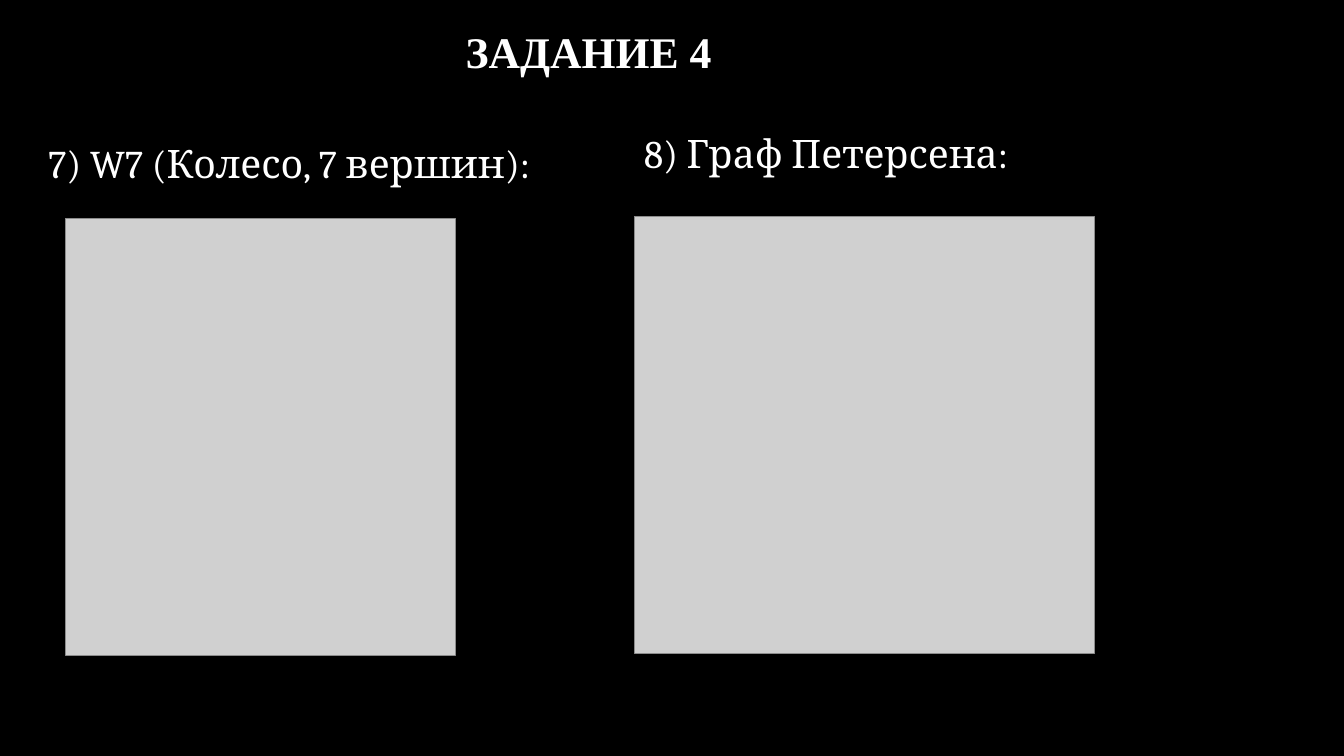
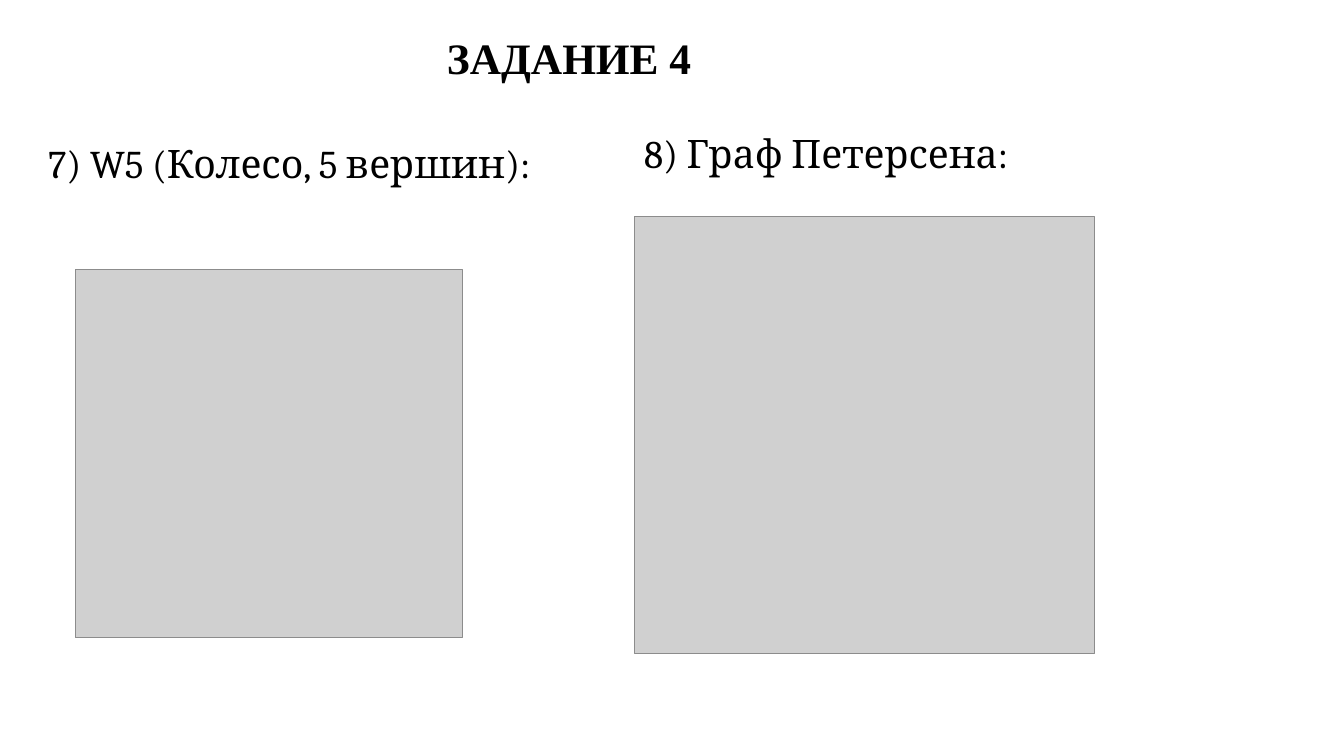
Before and after one commit to Lustitel/PPP_Labs, a slide deck: slide 12 of Lab2 презентация.pptx. Drawn at 1344x756 pixels with LibreOffice and Linux fonts; fonts in the diff are those of the drawing; grey boxes stand for pictures; background and template pictures are left out. Boxes give left, top, right and bottom in pixels: in the first picture for what was removed or moved away, otherwise in the second. Text is boxed around its words. In the diff, an @@ line names an element or a change of style, - is before the commit and + after.

```diff
--- a/Lab2 презентация.pptx
+++ b/Lab2 презентация.pptx
@@ background picture (left out) to #FFFFFF @@
@@ text "ЗАДАНИЕ 4": place and size @@
-text "ЗАДАНИЕ 4" at [466, 39, 712, 76]
+text "ЗАДАНИЕ 4" at [447, 45, 691, 83]
@@ text "ЗАДАНИЕ 4" at [447, 45, 691, 83]: size 31.2 to 31 pt, text colour gradient #FFFFFF to #A6A6A6 to #000000 @@
@@ text at [48, 149, 505, 188]: text changed; text colour #FFFFFF to #000000 @@
-7) W7 (Колесо, 7 вершин):
+7) W5 (Колесо, 5 вершин):
@@ text "8) Граф Петерсена:" at [644, 138, 997, 178]: text colour #FFFFFF to #000000 @@
@@ picture: place and size @@
-picture at [66, 219, 456, 655]
+picture at [76, 269, 463, 638]
```
Also in this commit, not shown: 24 other slides changed, 1 other file.
